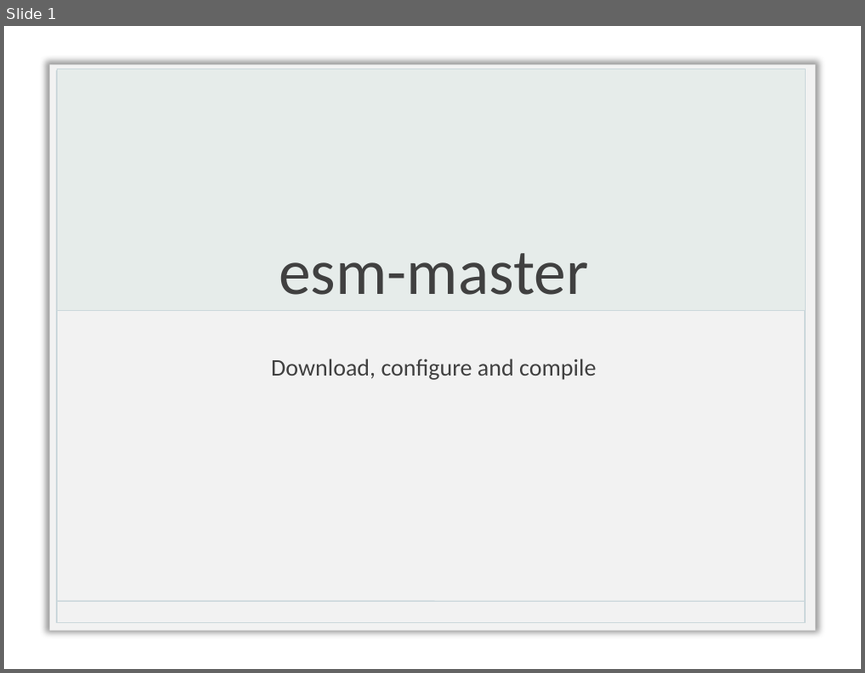
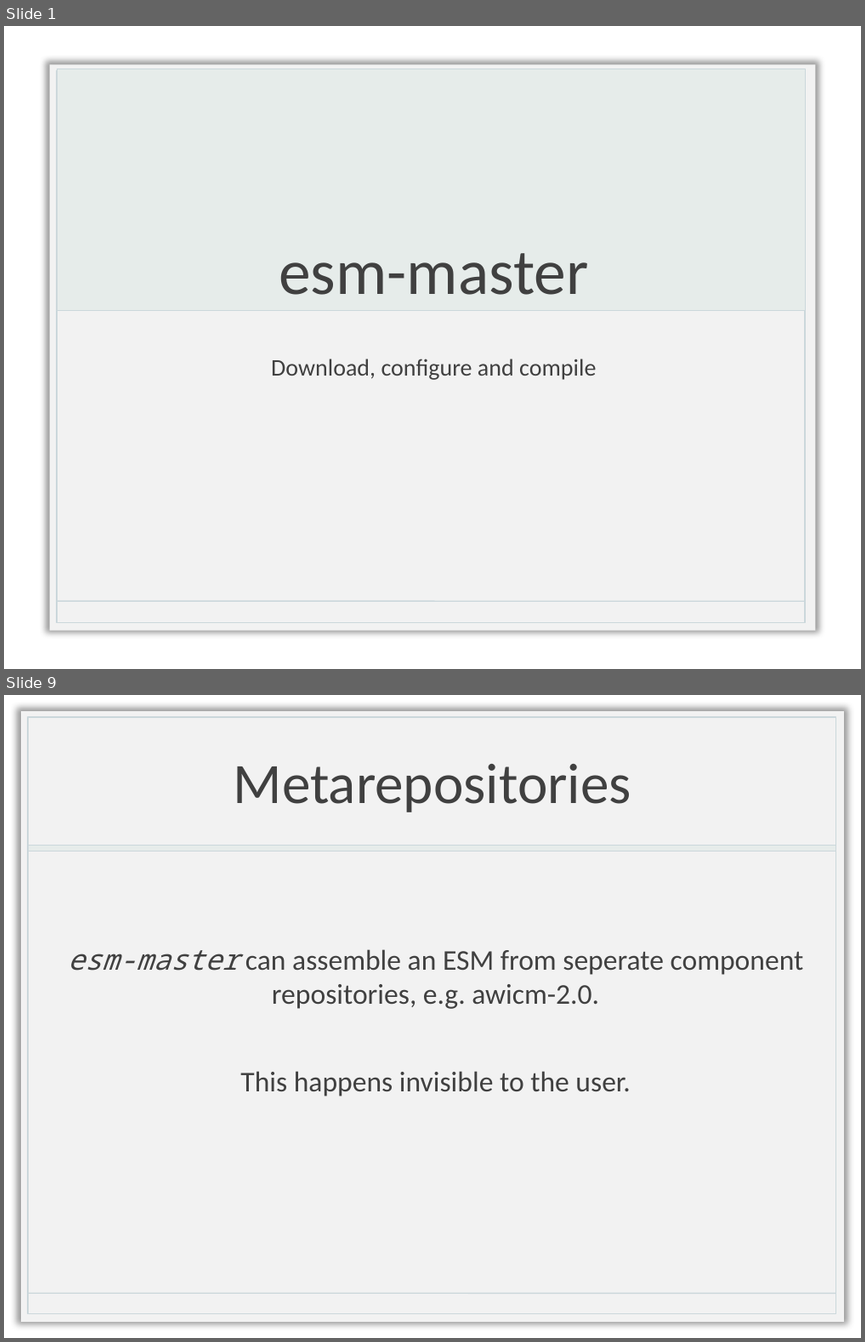
Before and after one commit to esm-tools/esm_workshop, a slide deck: esm-master.pptx. Shown one above the other, each under a label of ours: slide 1 before the commit, slides 1 and 9 after it; the slides between them are not shown. The pictures are 865x673 and 865x1342 pixels, drawn with LibreOffice and Linux fonts; fonts in the diff are those of the drawing; background and template pictures are left out. Boxes give left, top, right and bottom in pixels: in the first picture for what was removed or moved away, otherwise in the second. Text is boxed around its words. In the diff, an @@ line names an element or a change of style, - is before the commit and + after.

```diff
--- a/esm-master.pptx
+++ b/esm-master.pptx
@@ slide 9 added at [4,695,861,1338], background picture (left out) @@
@@ title added at [234,764,631,812], 48 pt, text #404040 @@
+Metarepositories
@@ group added at [21,711,844,1321]: 3 rectangles, 1 line @@
@@ text added at [68,949,804,1096], 24 pt, text #404040 @@
+esm-master can assemble an ESM from seperate component repositories, e.g. awicm-2.0.
+This happens invisible to the user.
```
Also in this commit, not shown: 1 slide changed, 8 other slides added, 3 other files.
